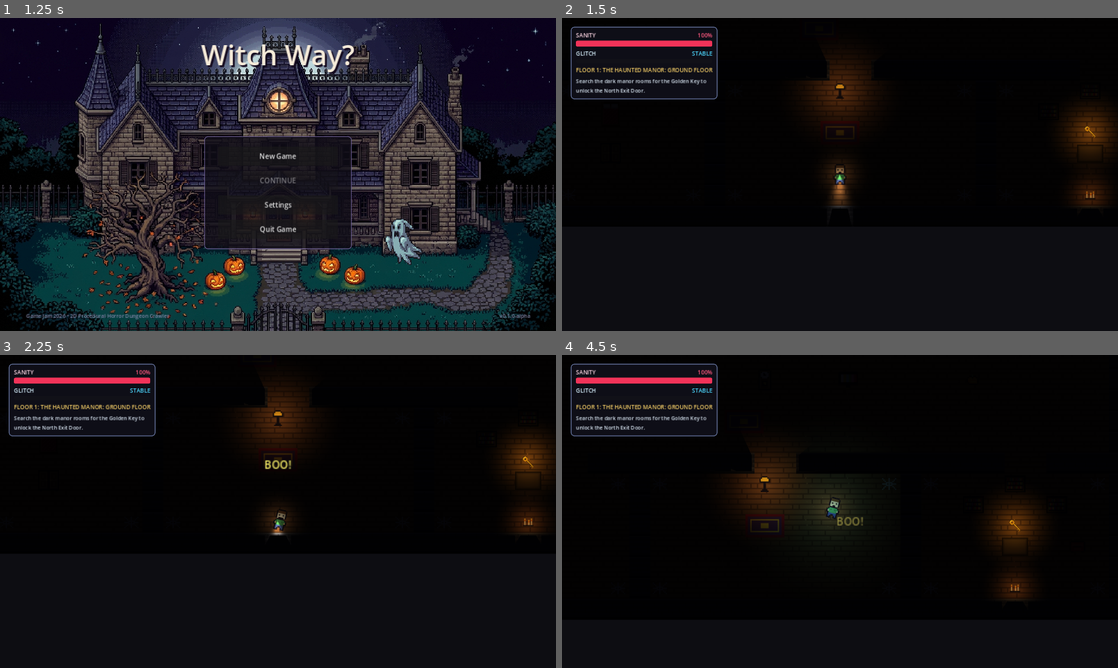
Above: before the commit, frames 1-4 (two rows, left to right).
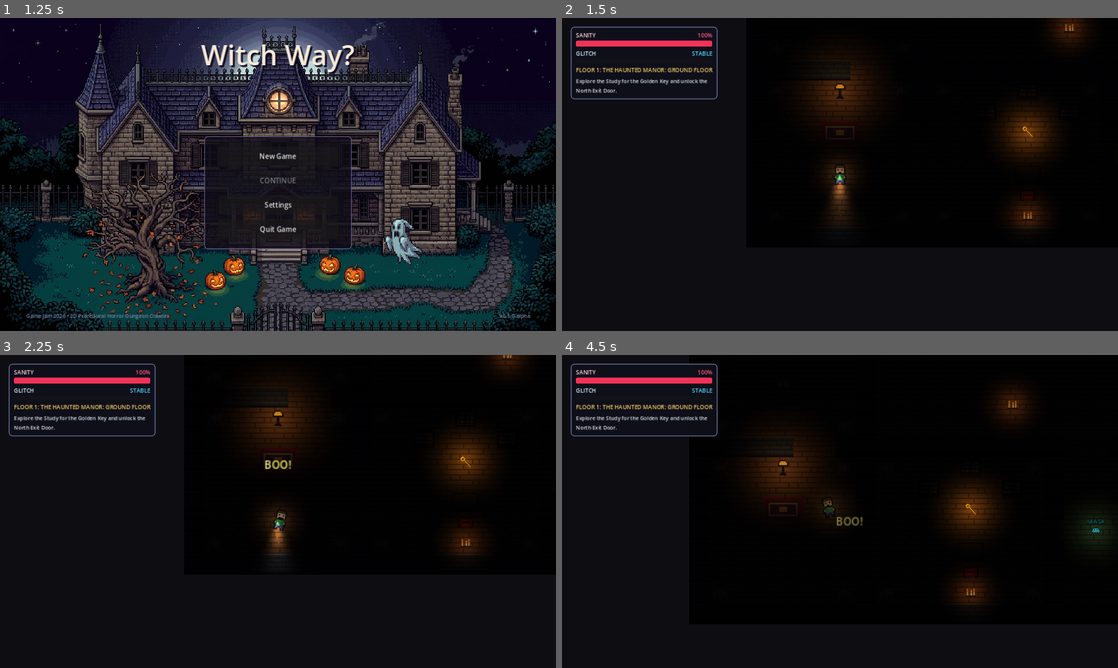
Above: after the commit, the same moments.

Repository: Anchevskiii/GameJam2026-WitchWay-
Game: Godot game, scene res://scenes/ui/main_menu.tscn
Two runs of this game, one before a commit and one after it. Both use one fixed random seed, a clock stepped at 60 frames per second and the inputs below.
Inputs (mouse positions are in pixels of both pictures, inside the frame that each line leads up to):
- Up to frame 1 (1.25 s): tap Enter at 0.5 s; move the mouse to (400, 158) at 0.52 s; hold D (move_right) from 0.53 s (still down); tap Space (scare) at 0.6 s; click (400, 158) at 0.67 s
- Up to frame 2 (1.5 s): release D (move_right) at 1.25 s; click "New Game" at 1.25 s
- Up to frame 3 (2.25 s): tap Space (scare) at 2 s; move the mouse to (166, 527) at 2.02 s; hold S (move_down) from 2.03 s (still down); tap E (interact) at 2.1 s
- Up to frame 4 (4.5 s): tap Space (scare) at 2.3, 2.85, 3.8 s; move the mouse to (895, 442) at 2.77 s; release S (move_down) at 2.78 s; hold D (move_right) 2.78-3.53 s; move the mouse to (812, 574) at 3.52 s; hold W (move_up) 3.53-4.28 s; tap Shift (sprint) at 3.6 s; click (812, 574) at 3.67 s; move the mouse to (1006, 558) at 4.27 s; hold A (move_left) from 4.28 s (still down); tap F (toggle_flashlight) at 4.35 s

Frame 1 is identical in both runs. In frame 2, 4.2% of the frame differs, in the area x 2-100%, y 0-67%; in frame 3, 4.1%; in frame 4, 6.0%, in the area x 2-99%, y 11-80%.

Commit message:
Fix wall hitboxes and remove block shadows, make starting floor easier (4 rooms), enhance entity scaring and respawning, add frequent mask respawning

Diff:
--- a/assets/sprites/environment/house_tileset.tres
+++ b/assets/sprites/environment/house_tileset.tres
@@ -10,9 +10,9 @@
 0:1/0 = 0
 1:1/0 = 0
 2:0/0 = 0
-2:0/0/physics_layer_0/polygon_0/points = PackedVector2Array(-9, -9, 9, -9, 9, 9, -9, 9)
+2:0/0/physics_layer_0/polygon_0/points = PackedVector2Array(-16, -16, 16, -16, 16, 16, -16, 16)
 3:0/0 = 0
-3:0/0/physics_layer_0/polygon_0/points = PackedVector2Array(-9, -9, 9, -9, 9, 9, -9, 9)
+3:0/0/physics_layer_0/polygon_0/points = PackedVector2Array(-16, -16, 16, -16, 16, 16, -16, 16)
 4:0/0 = 0
 
 [resource]
--- a/scenes/actors/player.tscn
+++ b/scenes/actors/player.tscn
@@ -30,7 +30,7 @@
 energy = 1.45
 range_item_cull_mask = 3
 shadow_item_cull_mask = 1
-shadow_enabled = true
+shadow_enabled = false
 texture = ExtResource("3_beam_tex")
 texture_scale = 1.0
 
@@ -39,7 +39,7 @@
 energy = 0.5
 range_item_cull_mask = 3
 shadow_item_cull_mask = 1
-shadow_enabled = true
+shadow_enabled = false
 texture = ExtResource("5_glow")
 texture_scale = 0.45
 
--- a/scripts/actors/npc.gd
+++ b/scripts/actors/npc.gd
@@ -134,7 +134,8 @@
 			bubble.visible = false
 			if data.after_scare != NpcData.AfterScare.FALL_APART:
 				sprite.visible = false
-			if _state_time >= data.recover_time:
+			var actual_recover_time: float = minf(data.recover_time, 4.5)
+			if _state_time >= actual_recover_time:
 				_recover()
 		State.HIDING:
 			_process_hiding()
@@ -342,23 +343,29 @@
 	return prop_data.load_weight
 
 
-func _on_player_booed(origin: Vector2, boo_range: float, from_hiding: bool) -> void:
+func _on_player_booed(origin: Vector2, boo_reach: float, from_hiding: bool) -> void:
 	if state == State.PANIC or state == State.DONE:
 		return
 	# You spotted the peeking head and BOO'd the cupboard: the ambusher gets ambushed.
 	if state == State.HIDING:
-		if global_position.distance_to(origin) <= boo_range + 16.0:
+		if global_position.distance_to(origin) <= boo_reach + 24.0:
 			_leave_hiding_spot(origin.direction_to(global_position))
 			get_scared("someone who saw its head peeking out")
 		return
-	if global_position.distance_to(origin) > boo_range or not _has_line_of_sight(origin, global_position):
-		return
-	# The whole trick: a scare only works as a SURPRISE. Jumping out of hiding or wearing the 6s Mask Pickup always works!
+	if global_position.distance_to(origin) > boo_reach or not _has_line_of_sight(origin, global_position):
+		return
+
+	# Check if player has mask, jumped from hiding, or if flashlight is blinding the monster
 	var player_masked: bool = _player != null and _player.get("is_masked")
-	if not from_hiding and not player_masked and (state == State.WINDUP or can_see_player()):
-		Narrator.say_event("boo_seen")
-		return
-	get_scared("a masked stranger")
+	var player_flashlight_blinding: bool = _player != null and _player.has_method("is_facing_target") and _player.is_facing_target(global_position)
+
+	# Scaring works from hiding, masked, with flashlight blinding, when lurking/idle, or counter-scaring in early windup
+	if from_hiding or player_masked or player_flashlight_blinding or state == State.IDLE or state == State.CORNER_LURK or (state == State.WINDUP and _state_time < data.windup_time * 0.75):
+		get_scared("a scary surprise")
+		return
+
+	# Only if monster is already mid-strike in late windup and player has no mask or flashlight
+	Narrator.say_event("boo_seen")
 
 
 ## True if the player is inside this NPC's view cone, in range, not hidden, and
@@ -472,6 +479,9 @@
 
 func _recover() -> void:
 	_reset_visuals()
+	sprite.modulate.a = 0.0
+	var tw := create_tween()
+	tw.tween_property(sprite, "modulate:a", data.tint.a, 0.6)
 	_enter(State.IDLE)
 	_pick_wander_target()
 
--- a/scripts/components/player_controller.gd
+++ b/scripts/components/player_controller.gd
@@ -26,9 +26,9 @@
 
 @export_group("Mask scare")
 ## How close a monster must be for a BOO to reach it, in pixels.
-@export var boo_range: float = 80.0
+@export var boo_range: float = 120.0
 ## Jumping out of a hiding spot reaches further (measured from the hiding spot).
-@export var jump_out_range: float = 170.0
+@export var jump_out_range: float = 200.0
 ## Speed of the lunge when jumping out of hiding.
 @export var jump_out_speed: float = 520.0
 ## Seconds between BOOs, so the player can't spam.
--- a/scripts/generators/house_generator.gd
+++ b/scripts/generators/house_generator.gd
@@ -82,7 +82,7 @@
 
 
 func _try_generate(tier: int, kind: Kind) -> Dictionary:
-	var cols: int = 3
+	var cols: int = 2 if tier == 0 else 3
 	var rows: int = 2 if tier < 2 else 3
 	var room_w: int = 9 + mini(tier, 2)
 	var room_h: int = 7 + mini(tier, 2)
@@ -110,10 +110,10 @@
 				for x in range(rx, rx + room_w):
 					_grid[y][x] = "."
 			var r_type: String = "parlor"
-			if r == rows - 1 and c == 1:
-				r_type = "safe" # South center = Entrance Foyer (Safe Room)
-			elif r == 0 and c == 1:
-				r_type = "exit" # North center = Exit Sanctuary
+			if r == rows - 1 and c == 0:
+				r_type = "safe" # South-west = Entrance Foyer (Safe Room)
+			elif r == 0 and c == cols - 1:
+				r_type = "exit" # North-east = Exit Sanctuary
 			else:
 				r_type = room_types[clampi(1 + (room_idx % 5), 1, 5)]
 
@@ -177,14 +177,14 @@
 	# 7. Place wall-mounted air vents
 	_place_wall_air_vents(tier)
 
-	# 8. Place monsters in non-safe rooms
-	var monster_count: int = 2 + mini(tier, 4)
+	# 8. Place monsters in non-safe rooms (gentle start on early tiers!)
+	var monster_count: int = 1 + mini(tier, 3)
 	_place_monsters(monster_count, tier, kind)
 
-	# 9. Place masks & kids
+	# 9. Place masks & kids (masks spawn frequently!)
+	_place_masks()
 	if tier >= 1:
 		_place_kids()
-	_place_masks()
 
 	# 10. Validate reachability
 	if not _is_valid(kind):
@@ -197,32 +197,27 @@
 
 func _build_ground_floor() -> Dictionary:
 	var rows: Array[String] = [
-		"###############D################",
-		"#o..Z..o#............#o..l....o#",
-		"#.......#....c...c...#.........#",
-		"#...Z...#............#....T....#",
-		"#a......F............#...A.A...#",
-		"#...n...#............#.........#",
-		"#.......#....c...c...#....c....#",
-		"#o.....o#............#o.......o#",
-		"####..########..##########..####",
-		"#..............................#",
-		"#..C...t......O...V.....u......#",
-		"#..A...........................#",
-		"#........g...r.......g.........#",
-		"#..............................#",
-		"####..########..##########..####",
-		"#o.....o#o....l.....o#o...S...o#",
-		"#..B....#............#..S...S..#",
-		"#.......#.....r......#....K....#",
-		"#..W....#............#....t..A.#",
-		"#.......#.....P......#.........#",
-		"#o.....o#o..........o#o...c...o#",
-		"################################"
+		"################D#######",
+		"#o..Z..o#..............#",
+		"#.......#......c.......#",
+		"#...Z...#..............#",
+		"#a......F..............#",
+		"#...n...#..............#",
+		"#.......#......c.......#",
+		"#o.....o#..............#",
+		"#####..###########..####",
+		"#o..l..o#o...S..o#.....#",
+		"#.......#..S...S.#.....#",
+		"#...r...#....K...#.....#",
+		"#..................M...#",
+		"#...P........t...#.....#",
+		"#............A...#..g..#",
+		"#o.....o#o...c..o#.....#",
+		"########################"
 	]
 	return {
 		"room_title": "The Haunted Manor: Ground Floor",
-		"objective": "Search the dark manor rooms for the Golden Key to unlock the North Exit Door.",
+		"objective": "Explore the Study for the Golden Key and unlock the North Exit Door.",
 		"layout": "\n".join(rows),
 		"npc_legend": _load_all(NPC_PATHS, ""),
 		"hide_legend": _load_all(HIDE_ITEMS, OBJ),
@@ -243,7 +238,7 @@
 		"cpu_load_multiplier": 1.0,
 		"intro_lines": [
 			"Floor 1: The Haunted Manor Ground Floor. You start safely in the entrance foyer.",
-			"Explore the dark rooms with your flashlight [F]. Locate the Golden Skeleton Key in the Library to unlock the Exit Door."
+			"Explore the Study for the Golden Key [K] and Disguise Mask [M] to unlock the North Exit Door."
 		]
 	}
 
@@ -388,10 +383,15 @@
 
 
 func _place_masks() -> void:
-	for i in range(1, mini(3, _rooms.size() - 1)):
+	var mask_count: int = clampi(2 + _rooms.size() / 3, 2, 4)
+	var placed: int = 0
+	for i in range(1, _rooms.size()):
+		if placed >= mask_count:
+			break
 		var cell: Vector2i = _random_free_room_cell(_rooms[i])
 		if cell.x >= 0:
 			_put(cell, "M")
+			placed += 1
 
 
 func _random_free_room_cell(room: Dictionary) -> Vector2i:
--- a/scripts/levels/room.gd
+++ b/scripts/levels/room.gd
@@ -126,6 +126,53 @@
 	_visited_scenes[scene_file_path] = true
 
 
+var _entity_spawn_timer: float = 0.0
+const ENTITY_CHECK_INTERVAL: float = 12.0
+
+
+func _process(delta: float) -> void:
+	if not procedural or is_safe_room or GameManager.is_game_over:
+		return
+	_entity_spawn_timer += delta
+	if _entity_spawn_timer >= ENTITY_CHECK_INTERVAL:
+		_entity_spawn_timer = 0.0
+		_check_respawn_entities()
+
+
+func _check_respawn_entities() -> void:
+	var npcs: Array[Node] = get_tree().get_nodes_in_group("npcs")
+	var active_count: int = 0
+	for n in npcs:
+		var npc: Npc = n as Npc
+		if is_instance_valid(npc) and npc.state != Npc.State.DONE:
+			active_count += 1
+
+	var desired_count: int = 1 if GameManager.current_level == 0 else (2 + mini(GameManager.current_level / 3, 3))
+	if active_count < desired_count and not npc_legend.is_empty() and is_instance_valid(player):
+		var spawn_candidates: Array[Vector2i] = []
+		for y in range(1, _layout_rows.size() - 1):
+			for x in range(1, _layout_rows[y].length() - 1):
+				var ch: String = _layout_rows[y][x]
+				if ch == "." or ch == "o" or ch == "r":
+					var world_p: Vector2 = cell_to_world(Vector2i(x, y))
+					if world_p.distance_to(player.global_position) > 180.0:
+						spawn_candidates.append(Vector2i(x, y))
+		if not spawn_candidates.is_empty():
+			var cell: Vector2i = spawn_candidates[randi() % spawn_candidates.size()]
+			var npc: Npc = NPC_SCENE.instantiate()
+			var keys: Array = npc_legend.keys()
+			var k: String = keys[randi() % keys.size()]
+			npc.data = npc_legend[k]
+			npc.load_in_radius = npc_load_radius
+			npc.wander_scale = npc_wander_scale
+			npc.can_hide = npcs_hide
+			npc.can_chase = npcs_chase
+			npc.windup_scale = npc_windup_scale
+			npc.damage_scale = npc_damage_scale
+			npc.position = cell_to_world(cell)
+			actors_root.add_child(npc)
+
+
 ## Copies HouseGenerator's output (property name -> value) onto this room.
 func _apply_generated(settings: Dictionary) -> void:
 	for key in settings:
@@ -158,10 +205,8 @@
 			match ch:
 				"#", "X":
 					wall_layer.set_cell(cell, TILE_SOURCE, WALL_TILE)
-					_spawn_wall_occluder(cell)
 				"a", "v":
 					wall_layer.set_cell(cell, TILE_SOURCE, WALL_TILE)
-					_spawn_wall_occluder(cell)
 					_spawn_from_legend(ch, cell)
 				"D":
 					wall_layer.set_cell(cell, TILE_SOURCE, WALL_TILE)
@@ -180,21 +225,6 @@
 				_:
 					_spawn_from_legend(ch, cell)
 
-
-func _spawn_wall_occluder(cell: Vector2i) -> void:
-	var occluder := LightOccluder2D.new()
-	occluder.position = cell_to_world(cell)
-	occluder.occluder_light_mask = 1
-	var poly := OccluderPolygon2D.new()
-	poly.cull_mode = OccluderPolygon2D.CULL_CLOCKWISE
-	poly.polygon = PackedVector2Array([
-		Vector2(-12, -12),
-		Vector2(12, -12),
-		Vector2(12, 12),
-		Vector2(-12, 12)
-	])
-	occluder.occluder = poly
-	decor_root.add_child(occluder)
 
 
 ## Spawns a bugged wall ("F") that looks identical to a normal brick wall,
--- a/scripts/objects/mask_pickup.gd
+++ b/scripts/objects/mask_pickup.gd
@@ -2,15 +2,19 @@
 extends Area2D
 
 ## Collectible disguise mask spawned in levels.
-## Walking over it puts on the mask for 6 seconds (with a countdown bar under the player).
+## Walking over it puts on the mask for 10 seconds (with a countdown bar under the player).
 ## While masked:
 ##   - Monsters ignore the player (you can walk right past them)
 ##   - Your BOO (SPACE) scares monsters even from the front!
 ##   - Kids get startled on sight!
+## Automatically respawns after a short delay so masks are always available!
 
-@export var mask_duration: float = 6.0
+@export var mask_duration: float = 10.0
+@export var respawn_time: float = 12.0
 
 var _time: float = 0.0
+var _is_collected: bool = false
+var _respawn_timer: float = 0.0
 
 @onready var sprite: Sprite2D = $Sprite2D
 
@@ -22,15 +26,37 @@
 
 
 func _process(delta: float) -> void:
+	if _is_collected:
+		_respawn_timer -= delta
+		if _respawn_timer <= 0.0:
+			_respawn()
+		return
+
 	_time += delta
 	if sprite:
 		sprite.position.y = sin(_time * 4.0) * 3.0
 
 
 func _on_body_entered(body: Node2D) -> void:
+	if _is_collected:
+		return
 	if body is PlayerController:
+		_is_collected = true
+		_respawn_timer = respawn_time
+		if sprite:
+			sprite.visible = false
+		set_deferred("monitoring", false)
 		var player: PlayerController = body as PlayerController
 		player.activate_disguise_mask(mask_duration)
-		FloatingText.spawn(self, global_position, "MASK ON! (6s)", Color(0.4, 0.95, 1.0), 18)
+		FloatingText.spawn(self, global_position, "DISGUISE MASK! (10s)", Color(0.4, 0.95, 1.0), 18)
 		AudioManager.play("pop", -2.0, 1.3)
-		queue_free()
+
+
+func _respawn() -> void:
+	_is_collected = false
+	if sprite:
+		sprite.visible = true
+		sprite.modulate.a = 0.0
+		var tw := create_tween()
+		tw.tween_property(sprite, "modulate:a", 1.0, 0.5)
+	set_deferred("monitoring", true)
